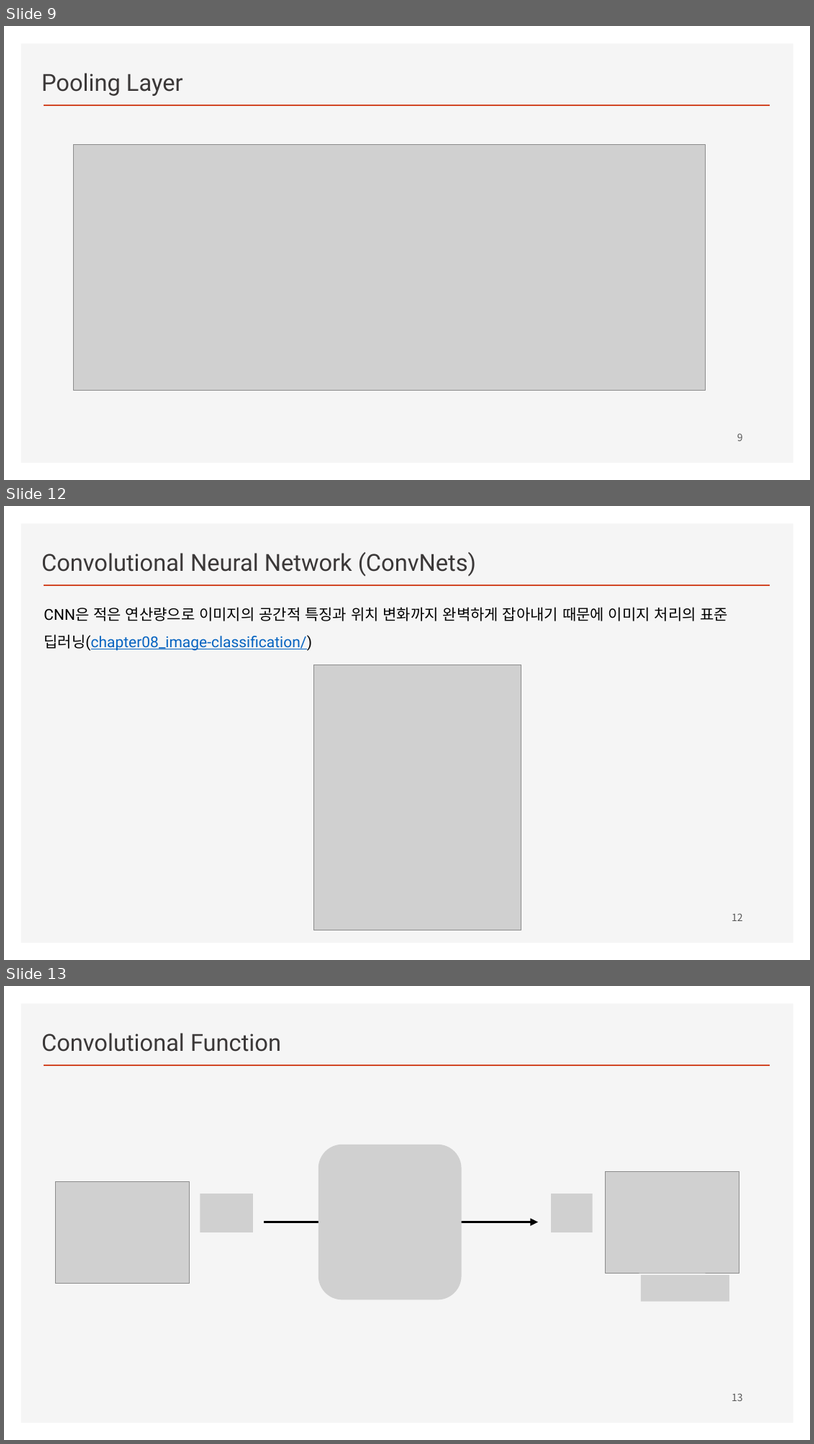
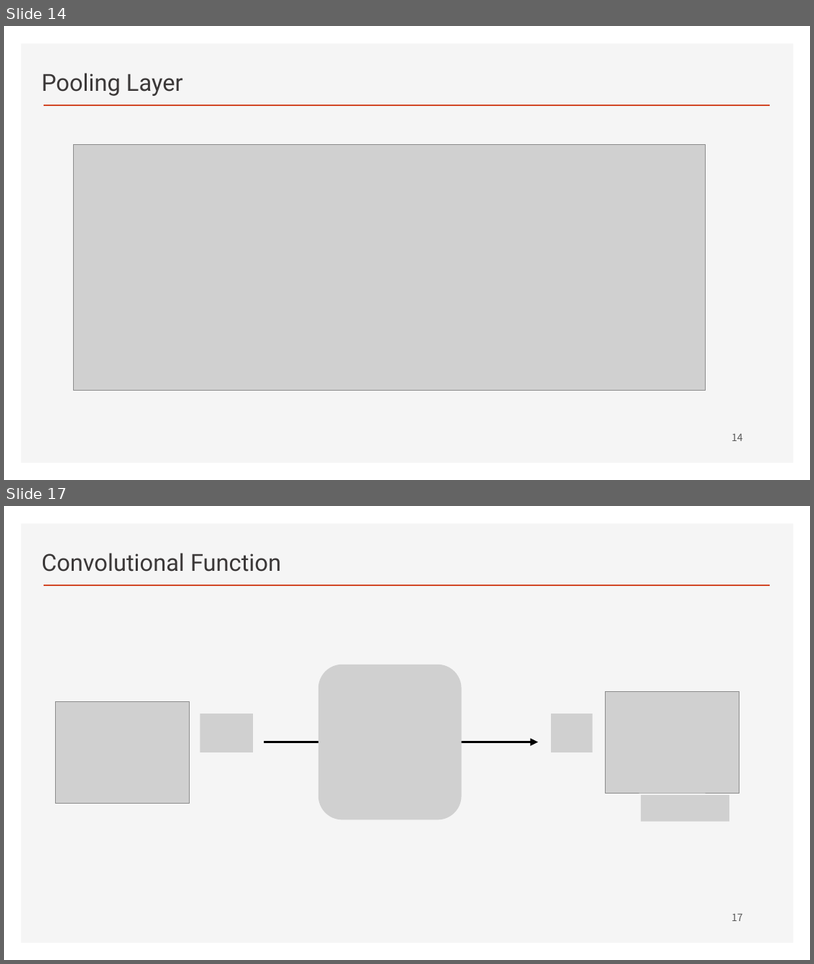
Before and after one commit to ancestor9/2026_Fall_Deep-Learning-with-Python, a slide deck: Chapter 08 Image Classification.pptx. Shown one above the other, each under a label of ours: slides 9, 12 and 13 before the commit, slides 14 and 17 after it; the slides between them are not shown. The pictures are 814x1444 and 814x964 pixels, drawn with LibreOffice and Linux fonts; fonts in the diff are those of the drawing; grey boxes stand for pictures; background and template pictures are left out. Boxes give left, top, right and bottom in pixels: in the first picture for what was removed or moved away, otherwise in the second. Text is boxed around its words. In the diff, an @@ line names an element or a change of style, - is before the commit and + after.

```diff
--- a/Chapter 08 Image Classification.pptx
+++ b/Chapter 08 Image Classification.pptx
@@ slide 12 removed at (4, 506, 810, 960), background #FFFFFF; not listed: 2 template elements that a slide beside it also shows @@
@@ text removed at (41, 552, 476, 577) @@
-Convolutional Neural Network (ConvNets)
@@ text removed at (44, 607, 729, 651) @@
-CNN은 적은 연산량으로 이미지의 공간적 특징과 위치 변화까지 완벽하게 잡아내기 때문에 이미지 처리의 표준 딥러닝(chapter08_image-classification/)
@@ picture removed at (314, 664, 522, 929) @@
@@ page number removed at (732, 913, 743, 921) @@
-12
@@ what was slide 9 is now slide 14 @@
@@ page number at (732, 434, 743, 441): text changed @@
-9
+14
@@ what was slide 13 is now slide 17 @@
@@ page number at (732, 914, 743, 921): text changed @@
-13
+17
```
Also in this commit, not shown: 7 slides changed, 6 slides added.
